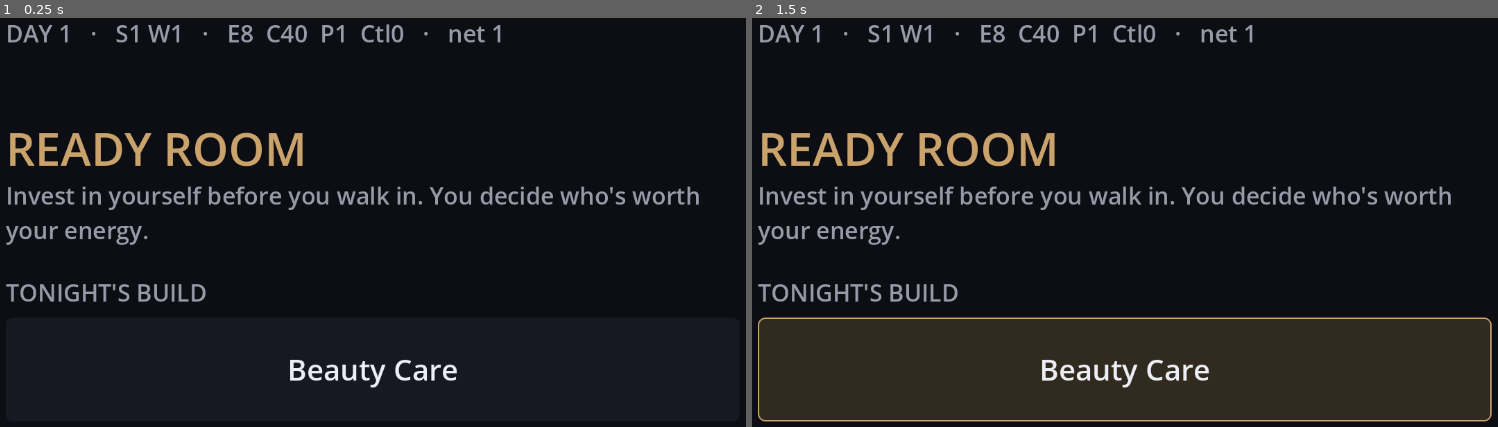
Above: before the commit, frames 1-2 (left to right).
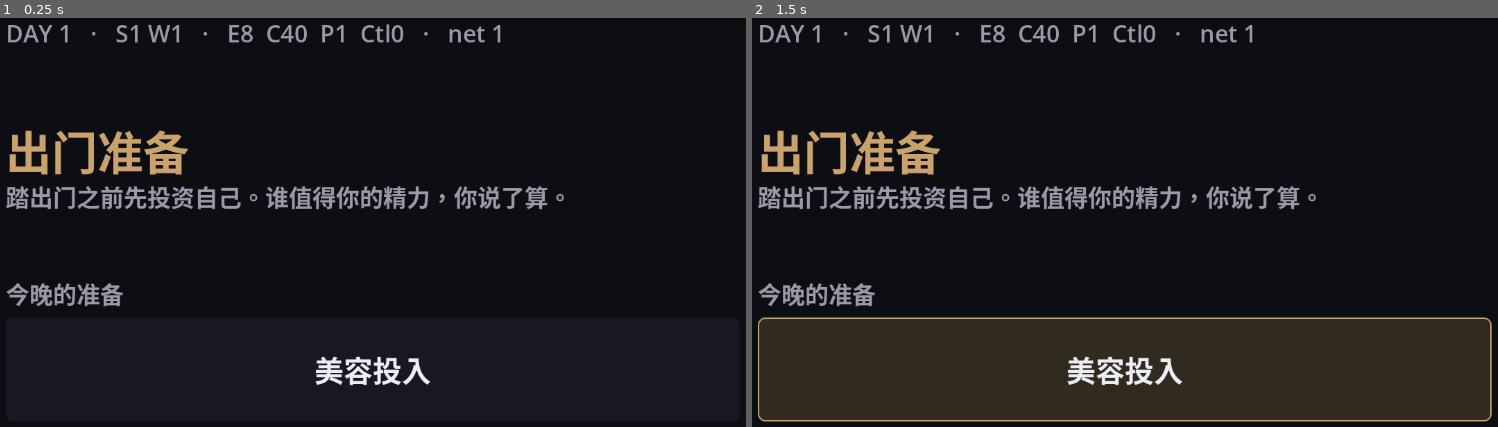
Above: after the commit, the same moments.

Repository: kumaloha/Polaris
Game: Godot game, scene res://scenes/Game.tscn
The game is run twice, just before and just after one commit, with the same random seed, the same clock (stepped at 60 frames per second) and the same inputs.
Inputs:
- Up to frame 1 (0.25 s): no input
- Up to frame 2 (1.5 s): click "Beauty Care" (after the commit: "美容投入") at 0.5 s; click "Beauty Care" (after the commit: "美容投入") at 1.25 s

The runs differ from the first frame. In frame 1, 6.8% of the frame differs, in the area x 0-94%, y 27-91%; in frame 2, 6.8%.

Commit message:
feat(hunting-ui): Chinese localization layer (UI-only, engine untouched)
Co-Authored-By: Claude Opus 4.7 (1M context) <noreply@anthropic.com>

Diff:
--- /dev/null
+++ b/Godot/ui/Loc.gd
@@ -0,0 +1,199 @@
+extends RefCounted
+class_name Loc
+static var lang := "zh"
+const ZH := {
+	# ── Screen titles ──────────────────────────────────────────────────────────
+	"READY ROOM":        "出门准备",
+	"GIRLFRIEND NIGHT":  "闺蜜局",
+	"FIRST EYE":         "第一天眼",
+	"PARTY":             "派对",
+	"AFTER PARTY":       "派对之后",
+	"FUTURE EYE":        "开天眼",
+	"WEEK SETTLEMENT":   "周结算",
+	"SEASON CLOSE":      "赛季落幕",
+
+	# ── Screen subtitles ───────────────────────────────────────────────────────
+	"Invest in yourself before you walk in. You decide who's worth your energy.":
+		"踏出门之前先投资自己。谁值得你的精力，你说了算。",
+	"Your circle decides which rooms you get into.":
+		"你的圈子决定你能进哪个房间。",
+	"Surface only. The truth is in the signs, not the words.":
+		"只看表面。真相藏在行动里，不在嘴上。",
+	"Decide where your energy goes. You can only Date one.":
+		"决定精力往哪里放。约会只能选一个。",
+	"Your year, your call.":
+		"你的这一年，你来定。",
+
+	# ── Section labels ─────────────────────────────────────────────────────────
+	"TONIGHT'S BUILD":   "今晚的准备",
+	"PERSONA":           "人设",
+	"PARTY MAP":         "派对地图",
+
+	# ── CTA buttons ────────────────────────────────────────────────────────────
+	"GO TO GIRLFRIEND NIGHT  →": "进闺蜜局  →",
+	"CONFIRM  →":                "确认  →",
+	"CONTINUE  →":               "继续  →",
+	"NEXT WEEK  →":              "下一周  →",
+	"NEW SEASON  →":             "新赛季  →",
+
+	# ── Party action buttons (display only; logic keys are English) ────────────
+	"ENGAGE":            "试探",
+	"BOUNDARY":          "立界限",
+	"SOCIAL_PROOF":      "秀社交资本",
+	"EXIT":              "离场",
+
+	# ── After-party action buttons ─────────────────────────────────────────────
+	"date":              "投入",
+	"observe":           "观察",
+	"test":              "试探任务",
+	"cut":               "止损",
+
+	# ── HUD label fragments ────────────────────────────────────────────────────
+	"Net worth":         "净值",
+	"keyframes":         "关键帧",
+	"debts":             "债务",
+	"Carried":           "延续",
+	"dossier":           "档案",
+	"standing":          "站位",
+	"risk:":             "风险：",
+
+	# ── LOCKED tag ─────────────────────────────────────────────────────────────
+	"  · LOCKED (tier %d)": "  · 未解锁（tier %d）",
+
+	# ── Man names (display names from Content + ids used as display) ──────────
+	"Adrian":            "艾德里安",
+	"Evan":              "埃文",
+	"Leo":               "利奥",
+	"adrian":            "艾德里安",
+	"evan":              "埃文",
+	"leo":               "利奥",
+
+	# ── Man surface labels ─────────────────────────────────────────────────────
+	"resource":          "资源型",
+	"growth":            "成长型",
+	"false_alpha":       "伪强者",
+	"high_sugar":        "高糖型",
+	"uncertain":         "未知",
+
+	# ── Man risk / opportunity strings ────────────────────────────────────────
+	"Control tendency":                         "掌控欲强",
+	"Concrete action if you make him earn it":  "让他先付出，才有实际行动",
+	"Midnight sugar, no action":                "深夜甜言，零实质行动",
+	"Short spike only":                         "短期刺激，别指望更多",
+	"Ego-sensitive, low spike":                 "自尊心脆，刺激值低",
+	"Cheap to observe, long upside":            "观察成本低，长线有潜力",
+
+	# ── Chat lines ────────────────────────────────────────────────────────────
+	"Saturday night?":                          "周六晚上？",
+	"Tell me when and where.":                  "告诉我时间地点。",
+	"Still awake? Thinking of you.":            "还没睡？我在想你。",
+	"It's late.":                               "很晚了。",
+	"I kept thinking about what you said.":     "我一直在想你说的那句话。",
+	"Go on.":                                   "说下去。",
+
+	# ── Self-investment names ─────────────────────────────────────────────────
+	"Beauty Care":       "美容投入",
+	"Work Win":          "事业战绩",
+	"Solo Reset":        "独处复位",
+	"Evidence Study":    "情报研读",
+
+	# ── Persona names ─────────────────────────────────────────────────────────
+	"Rare Girl":         "稀缺女孩",
+	"Soft Sun":          "暖阳",
+	"Power Darling":     "强势宠儿",
+
+	# ── Girlfriend names & roles ──────────────────────────────────────────────
+	"Maya":              "玛雅",
+	"Claire":            "克莱尔",
+	"Nina":              "妮娜",
+	"Party Queen":       "派对女王",
+	"High-End Circle":   "高端圈层",
+	"Sharp Group Chat":  "毒舌群聊",
+
+	# ── Party names ───────────────────────────────────────────────────────────
+	"Friday Rooftop":    "周五天台",
+	"Gallery Opening":   "画廊开幕",
+	"Founders Dinner":   "创始人晚宴",
+
+	# ── PartyEncounter tell lines ─────────────────────────────────────────────
+	"He pauses, then: 'Saturday 8, I'll book it.'":
+		"他停顿了一下，说：「周六8点，我来订。」",
+	"'Don't be so serious, just come over.'":
+		"「别那么认真嘛，来找我就行。」",
+	"He's prickly, then thoughtful.":
+		"他先有点刺儿，然后陷入沉思。",
+	"He goes quiet and drifts off.":
+		"他沉默了，目光飘向别处。",
+	"He steps up, competes for you.":
+		"他主动出击，开始争你的注意。",
+	"He love-bombs harder, words not plans.":
+		"他甜言蜜语轰炸升级，但还是只有话，没有计划。",
+	"He warms up; cheap and easy.":
+		"他热络起来，不费什么代价。",
+	"You step back, hold your energy.":
+		"你退后一步，保住自己的精力。",
+
+	# ── ControlEngine sign lines ──────────────────────────────────────────────
+	"He's sweeter than ever, but the plan stays vague — busy week, or are you too easy to reach?":
+		"他比以往更甜，但计划依然模糊——真的很忙，还是你太容易得到？",
+	"You held the line; the ball is in his court.":
+		"你守住了界限，球在他那边了。",
+
+	# ── FutureEye result names (display) ─────────────────────────────────────
+	"Correct Read":      "看对了",
+	"Sugar Trap":        "糖衣陷阱",
+	"Slow Upside":       "慢热增值",
+	"False Alpha":       "虚假强者",
+	"Missed Growth":     "错失成长",
+
+	# ── FutureEye keyframes ───────────────────────────────────────────────────
+	"Keeps concrete plans":          "保持具体计划",
+	"Public and stable":             "公开且稳定",
+	"Standing rises":                "地位在上升",
+	"High-return asset":             "高回报资产",
+	"Hot then vague":                "热情之后变得模糊",
+	"Still no plan":                 "依然没有计划",
+	"You spent, he stalled":         "你在付出，他在拖",
+	"Net loss":                      "净亏损",
+	"Quiet, consistent":             "安静，持续",
+	"Becomes visible":               "开始被看见",
+	"Real jump":                     "真实的跃升",
+	"Compounds":                     "复利增长",
+	"Impressive night one":          "第一晚令人印象深刻",
+	"Control creeps in":             "掌控欲悄然渗入",
+	"Costs exceed status":           "成本超过地位收益",
+	"Overhead eats you":             "额外开销把你吃掉",
+	"You kept arm's length":         "你保持了距离",
+	"He moved on":                   "他已离开",
+	"He grew elsewhere":             "他在别处成长了",
+	"Upside you skipped":            "你错过的那段上升空间",
+
+	# ── FutureEye mirror line ─────────────────────────────────────────────────
+	"His view of you: 'Always available, reorganized her life around me. Sugar source. Held her cheap.'":
+		"他眼中的你：「随叫随到，把生活全绕着我转。甜品来源。根本不放在眼里。」",
+
+	# ── Book event names (display) ────────────────────────────────────────────
+	"missed_growth":     "错失成长",
+	"creditor_pressure": "债主施压",
+
+	# ── SeasonFlow book_for_after snark lines ────────────────────────────────
+	"Watch what he does, not what he says.":
+		"看他怎么做，别听他怎么说。",
+	"Still carrying this one.":
+		"这个还挂在账上呢。",
+
+	# ── SeasonFlow book_for_after held-position message pattern ──────────────
+	# The engine generates "(still on your book: date)" etc; we can't match the
+	# full composed string, so we translate the wrapper and the decision inside.
+	# Handled in Screens.gd via _loc_book_msg().
+
+
+	# ── SeasonFlow [MIRROR] / [BOOK] log prefixes + content ─────────────────
+	# These are composed in SeasonFlow; we translate the prefixes and combine
+	"[MIRROR] ":         "[镜像] ",
+	"[BOOK] ":           "[账本] ",
+}
+static func t(s: String) -> String:
+	if lang != "zh":
+		return s
+	return ZH.get(s, s)
--- a/Godot/ui/Screens.gd
+++ b/Godot/ui/Screens.gd
@@ -3,6 +3,7 @@
 const T := preload("res://ui/Theme.gd")
 const Content := preload("res://core/Content.gd")
 const UICtl := preload("res://ui/UIController.gd")
+const Loc := preload("res://ui/Loc.gd")
 
 static func _root() -> Control:
 	var r := Control.new()
@@ -42,6 +43,23 @@
 	parent.add_child(b)
 	return b
 
+static func _loc_msg(msg: String) -> String:
+	# Translate the "(still on your book: <decision>)" pattern from SeasonFlow
+	if msg.begins_with("(still on your book:"):
+		var decision := msg.trim_prefix("(still on your book: ").trim_suffix(")")
+		return "（仍在账上：%s）" % Loc.t(decision)
+	# Translate [MIRROR] / [BOOK] prefixed log lines
+	if msg.begins_with("[MIRROR] "):
+		return Loc.t("[MIRROR] ") + Loc.t(msg.trim_prefix("[MIRROR] "))
+	if msg.begins_with("[BOOK] "):
+		# format: "[BOOK] <man_id>: <event>"
+		var body := msg.trim_prefix("[BOOK] ")
+		var parts := body.split(": ", false, 1)
+		if parts.size() == 2:
+			return Loc.t("[BOOK] ") + Loc.t(parts[0]) + "：" + Loc.t(parts[1])
+		return Loc.t("[BOOK] ") + Loc.t(body)
+	return Loc.t(msg)
+
 static func _hud(parent: Control, ctrl) -> void:
 	var s = ctrl.flow.state.snapshot()
 	var txt := "DAY %d   ·   S%d W%d   ·   E%d  C%d  P%d  Ctl%d   ·   net %d" % [
@@ -54,77 +72,80 @@
 	var W: int = T.REF_W - T.PAD * 2
 	match ctrl.screen:
 		UICtl.S.READY:
-			_label(r, "READY ROOM", T.PAD, 200, T.TITLE, T.ACCENT)
-			_label(r, "Invest in yourself before you walk in. You decide who's worth your energy.", T.PAD, 290, T.SMALL, T.DIM, W)
+			_label(r, Loc.t("READY ROOM"), T.PAD, 200, T.TITLE, T.ACCENT)
+			_label(r, Loc.t("Invest in yourself before you walk in. You decide who's worth your energy."), T.PAD, 290, T.SMALL, T.DIM, W)
 			var y := 430
-			_label(r, "TONIGHT'S BUILD", T.PAD, y, T.SMALL, T.DIM)
+			_label(r, Loc.t("TONIGHT'S BUILD"), T.PAD, y, T.SMALL, T.DIM)
 			y += 60
 			for c in Content.self_investments():
 				var sel: bool = ctrl.ui.get("self_invest", "") == c.id
-				_btn(r, c.name, T.PAD, y, W, T.BTN_H,
+				_btn(r, Loc.t(c.name), T.PAD, y, W, T.BTN_H,
 					func(): ctrl.ui["self_invest"] = c.id; ctrl._render(), sel)
 				y += T.BTN_H + 18
 			y += 20
-			_label(r, "PERSONA", T.PAD, y, T.SMALL, T.DIM)
+			_label(r, Loc.t("PERSONA"), T.PAD, y, T.SMALL, T.DIM)
 			y += 60
 			for p in Content.personas():
 				var ps: bool = ctrl.ui.get("persona", "") == p.id
-				_btn(r, p.name, T.PAD, y, W, T.BTN_H,
+				_btn(r, Loc.t(p.name), T.PAD, y, W, T.BTN_H,
 					func(): ctrl.ui["persona"] = p.id; ctrl._render(), ps)
 				y += T.BTN_H + 18
-			_btn(r, "GO TO GIRLFRIEND NIGHT  →", T.PAD, T.REF_H - T.BTN_H - T.PAD, W, T.BTN_H,
+			_btn(r, Loc.t("GO TO GIRLFRIEND NIGHT  →"), T.PAD, T.REF_H - T.BTN_H - T.PAD, W, T.BTN_H,
 				func(): ctrl.act_begin_night())
 		UICtl.S.MAP:
-			_label(r, "GIRLFRIEND NIGHT", T.PAD, 200, T.TITLE, T.ACCENT)
-			_label(r, "Your circle decides which rooms you get into.", T.PAD, 290, T.SMALL, T.DIM, W)
+			_label(r, Loc.t("GIRLFRIEND NIGHT"), T.PAD, 200, T.TITLE, T.ACCENT)
+			_label(r, Loc.t("Your circle decides which rooms you get into."), T.PAD, 290, T.SMALL, T.DIM, W)
 			var y := 420
 			for gfx in Content.girlfriends():
-				_label(r, "%s — %s" % [gfx.name, gfx.role], T.PAD, y, T.BODY, T.TEXT)
+				_label(r, "%s — %s" % [Loc.t(gfx.name), Loc.t(gfx.role)], T.PAD, y, T.BODY, T.TEXT)
 				y += 70
 			y += 30
-			_label(r, "PARTY MAP", T.PAD, y, T.SMALL, T.DIM)
+			_label(r, Loc.t("PARTY MAP"), T.PAD, y, T.SMALL, T.DIM)
 			y += 60
 			for p in ctrl.flow.available_parties():
-				var tag: String = "" if p.unlocked else "  · LOCKED (tier %d)" % p.tier
+				var tag: String = "" if p.unlocked else Loc.t("  · LOCKED (tier %d)") % p.tier
 				if p.unlocked:
 					var pid: String = p.id
-					_btn(r, p.name + tag, T.PAD, y, W, T.BTN_H,
+					_btn(r, Loc.t(p.name) + tag, T.PAD, y, W, T.BTN_H,
 						func(): ctrl.act_choose_party(pid))
 				else:
-					var lb := _btn(r, p.name + tag, T.PAD, y, W, T.BTN_H, func(): pass)
+					var lb := _btn(r, Loc.t(p.name) + tag, T.PAD, y, W, T.BTN_H, func(): pass)
 					lb.disabled = true
 				y += T.BTN_H + 18
 		UICtl.S.FIRST_EYE:
-			_label(r, "FIRST EYE", T.PAD, 200, T.TITLE, T.ACCENT)
-			_label(r, "Surface only. The truth is in the signs, not the words.", T.PAD, 290, T.SMALL, T.DIM, W)
+			_label(r, Loc.t("FIRST EYE"), T.PAD, 200, T.TITLE, T.ACCENT)
+			_label(r, Loc.t("Surface only. The truth is in the signs, not the words."), T.PAD, 290, T.SMALL, T.DIM, W)
 			var y := 420
 			for m in ctrl.flow.party_men():
-				var line := "%s   ·   %s\nrisk: %s\n\"%s\"" % [m.name, m.surface, m.risk, m["chat"][0]["text"]]
+				var line := "%s   ·   %s\n%s %s\n\"%s\"" % [
+					Loc.t(m.name), Loc.t(m.surface),
+					Loc.t("risk:"), Loc.t(m.risk),
+					Loc.t(m["chat"][0]["text"])]
 				var mid: String = m.id
 				_btn(r, line, T.PAD, y, W, T.CARD_H + 60,
 					func(): ctrl.act_enter_party(mid))
 				y += T.CARD_H + 80
 		UICtl.S.PARTY:
 			var st = ctrl.enc.read()
-			_label(r, "PARTY  ·  round %d / %d" % [st["round"], st["of"]], T.PAD, 200, T.TITLE, T.ACCENT)
+			_label(r, Loc.t("PARTY") + "  ·  round %d / %d" % [st["round"], st["of"]], T.PAD, 200, T.TITLE, T.ACCENT)
 			var ly := 330
 			for line in ctrl.party_log:
-				_label(r, "“" + line + "”", T.PAD, ly, T.BODY, T.TEXT, W)
+				_label(r, "“" + _loc_msg(line) + "”", T.PAD, ly, T.BODY, T.TEXT, W)
 				ly += 130
 			var by := T.REF_H - (T.BTN_H + 18) * 4 - T.PAD
 			for a in ["engage", "boundary", "social_proof", "exit"]:
 				var act: String = a
-				_btn(r, act.to_upper().replace("_", " "), T.PAD, by, W, T.BTN_H,
+				_btn(r, Loc.t(a.to_upper().replace("_", " ")), T.PAD, by, W, T.BTN_H,
 					func(): ctrl.act_party(act))
 				by += T.BTN_H + 18
 		UICtl.S.AFTER:
-			_label(r, "AFTER PARTY", T.PAD, 200, T.TITLE, T.ACCENT)
-			_label(r, "Decide where your energy goes. You can only Date one.", T.PAD, 290, T.SMALL, T.DIM, W)
+			_label(r, Loc.t("AFTER PARTY"), T.PAD, 200, T.TITLE, T.ACCENT)
+			_label(r, Loc.t("Decide where your energy goes. You can only Date one."), T.PAD, 290, T.SMALL, T.DIM, W)
 			if not ctrl.ui.has("after"):
 				ctrl.ui["after"] = {}
 			var y := 420
 			for entry in ctrl.flow.book_for_after():
-				_label(r, "%s: \"%s\"  — %s" % [entry.name, entry.message, entry.snark], T.PAD, y, T.SMALL, T.DIM, W)
+				_label(r, "%s: \"%s\"  — %s" % [Loc.t(entry.name), _loc_msg(entry.message), Loc.t(entry.snark)], T.PAD, y, T.SMALL, T.DIM, W)
 				y += 90
 				var bx := T.PAD
 				var bw := (W - T.GAP * 3) / 4
@@ -132,44 +153,48 @@
 					var mid: String = entry.man_id
 					var choice: String = ch
 					var seld: bool = ctrl.ui["after"].get(mid, "") == choice
-					_btn(r, choice, bx, y, bw, T.BTN_H,
+					_btn(r, Loc.t(ch), bx, y, bw, T.BTN_H,
 						func(): ctrl.ui["after"][mid] = choice; ctrl._render(), seld)
 					bx += bw + T.GAP
 				y += T.BTN_H + 40
-			_btn(r, "CONFIRM  →", T.PAD, T.REF_H - T.BTN_H - T.PAD, W, T.BTN_H,
+			_btn(r, Loc.t("CONFIRM  →"), T.PAD, T.REF_H - T.BTN_H - T.PAD, W, T.BTN_H,
 				func(): ctrl.act_after(ctrl.ui["after"]))
 		UICtl.S.FUTURE:
-			_label(r, "FUTURE EYE", T.PAD, 200, T.TITLE, T.ACCENT)
+			_label(r, Loc.t("FUTURE EYE"), T.PAD, 200, T.TITLE, T.ACCENT)
 			var y := 320
 			for fp in ctrl.future_payload:
-				_label(r, "%s — %s" % [fp.man_id, fp.result], T.PAD, y, T.BODY, T.ACCENT)
+				_label(r, "%s — %s" % [Loc.t(fp.man_id), Loc.t(fp.result)], T.PAD, y, T.BODY, T.ACCENT)
 				y += 80
 				for kf in fp.keyframes:
-					_label(r, "·  " + str(kf), T.PAD + 20, y, T.SMALL, T.TEXT, W - 20)
+					_label(r, "·  " + Loc.t(str(kf)), T.PAD + 20, y, T.SMALL, T.TEXT, W - 20)
 					y += 56
 				if str(fp.mirror) != "":
 					y += 20
-					_label(r, fp.mirror, T.PAD, y, T.SMALL, Color(0.85, 0.35, 0.35), W)
+					_label(r, Loc.t(str(fp.mirror)), T.PAD, y, T.SMALL, Color(0.85, 0.35, 0.35), W)
 					y += 110
 				y += 40
-			_btn(r, "CONTINUE  →", T.PAD, T.REF_H - T.BTN_H - T.PAD, W, T.BTN_H,
+			_btn(r, Loc.t("CONTINUE  →"), T.PAD, T.REF_H - T.BTN_H - T.PAD, W, T.BTN_H,
 				func(): ctrl.act_continue_from_future())
 		UICtl.S.WEEK:
 			var stl = ctrl.ui.get("settle", {})
-			_label(r, "WEEK SETTLEMENT", T.PAD, 260, T.TITLE, T.ACCENT)
-			_label(r, "Net worth %s  ·  keyframes %s  ·  debts %s" % [
-				str(stl.get("net_worth", 0)), str(stl.get("keyframes", 0)), str(stl.get("debts", 0))],
+			_label(r, Loc.t("WEEK SETTLEMENT"), T.PAD, 260, T.TITLE, T.ACCENT)
+			_label(r, "%s %s  ·  %s %s  ·  %s %s" % [
+				Loc.t("Net worth"), str(stl.get("net_worth", 0)),
+				Loc.t("keyframes"), str(stl.get("keyframes", 0)),
+				Loc.t("debts"), str(stl.get("debts", 0))],
 				T.PAD, 380, T.BODY, T.TEXT, W)
-			_btn(r, "NEXT WEEK  →", T.PAD, T.REF_H - T.BTN_H - T.PAD, W, T.BTN_H,
+			_btn(r, Loc.t("NEXT WEEK  →"), T.PAD, T.REF_H - T.BTN_H - T.PAD, W, T.BTN_H,
 				func(): ctrl.act_next_night())
 		UICtl.S.SEASON_END:
 			var cl = ctrl.ui.get("close", {})
-			_label(r, "SEASON CLOSE", T.PAD, 260, T.TITLE, T.ACCENT)
-			_label(r, "Your year, your call.", T.PAD, 360, T.BODY, T.DIM, W)
-			_label(r, "Carried — dossier %s  ·  standing %s" % [
-				str((cl.get("dossier", []) as Array).size()), str(cl.get("position", 0))],
+			_label(r, Loc.t("SEASON CLOSE"), T.PAD, 260, T.TITLE, T.ACCENT)
+			_label(r, Loc.t("Your year, your call."), T.PAD, 360, T.BODY, T.DIM, W)
+			_label(r, "%s — %s %s  ·  %s %s" % [
+				Loc.t("Carried"),
+				Loc.t("dossier"), str((cl.get("dossier", []) as Array).size()),
+				Loc.t("standing"), str(cl.get("position", 0))],
 				T.PAD, 460, T.BODY, T.TEXT, W)
-			_btn(r, "NEW SEASON  →", T.PAD, T.REF_H - T.BTN_H - T.PAD, W, T.BTN_H,
+			_btn(r, Loc.t("NEW SEASON  →"), T.PAD, T.REF_H - T.BTN_H - T.PAD, W, T.BTN_H,
 				func(): ctrl.act_next_night())
 		_:
 			_label(r, "…", T.PAD, 300, T.TITLE, T.TEXT)
